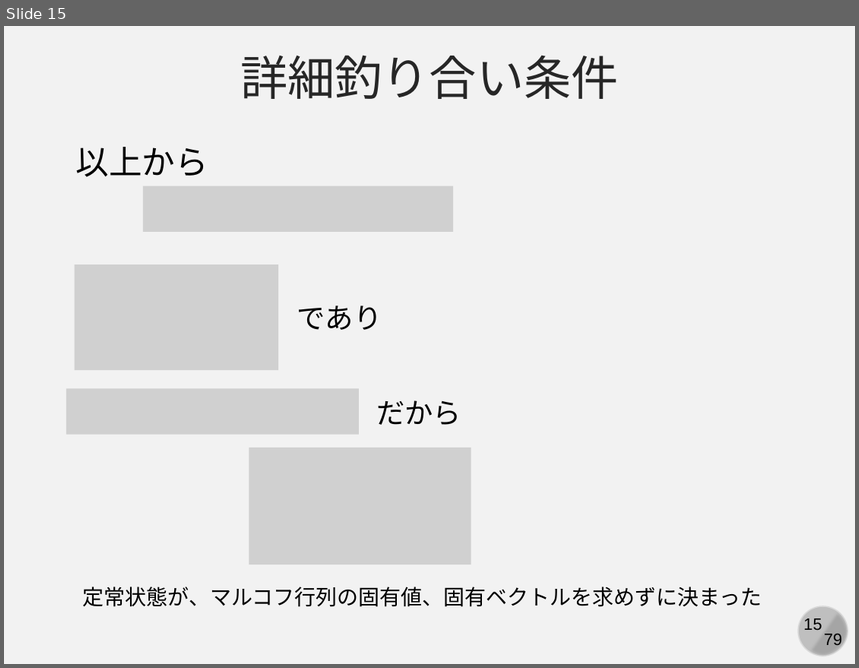
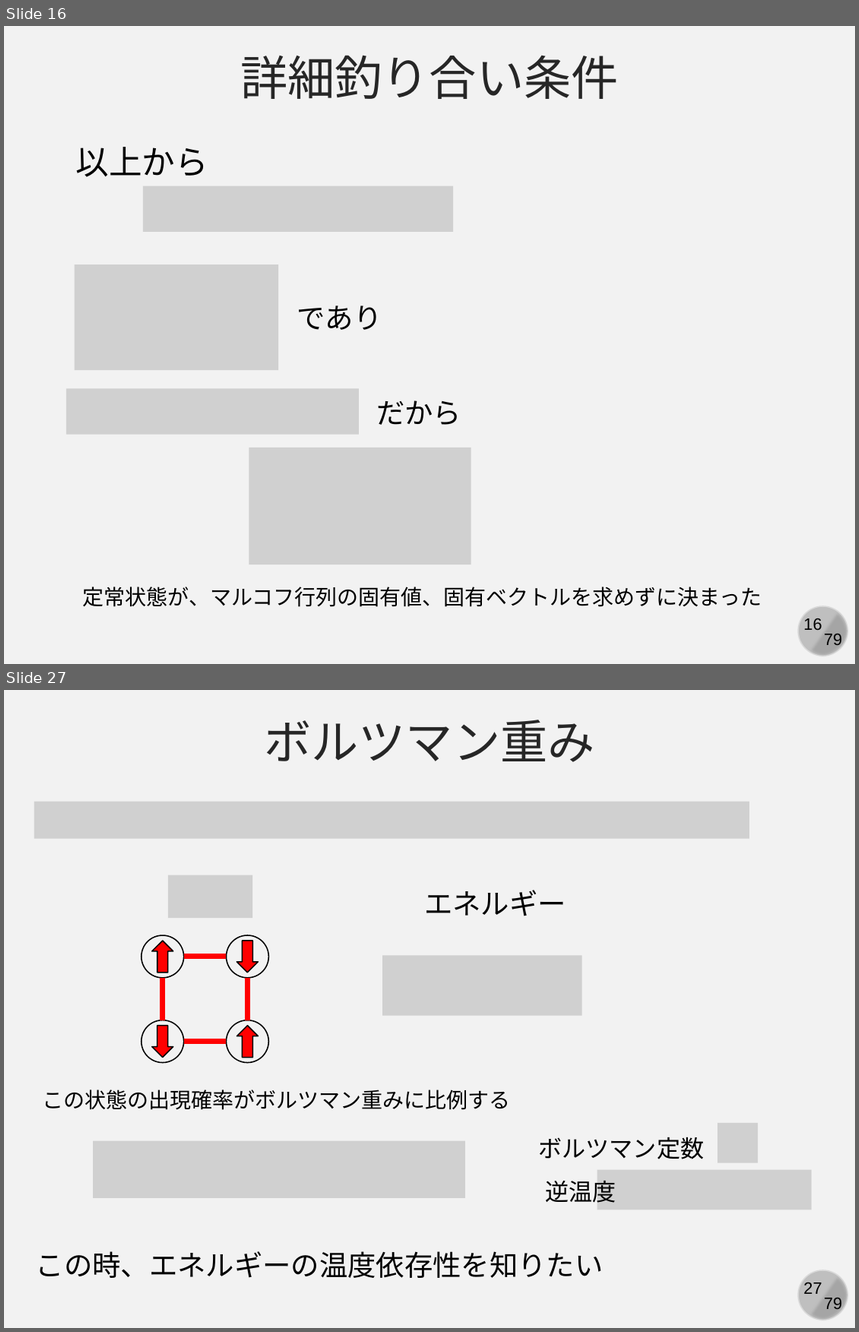
Before and after one commit to kaityo256/simulation_engineering, a slide deck: markov_chain/markov.pptx. Shown one above the other, each under a label of ours: slide 15 before the commit, slides 16 and 27 after it; the slides between them are not shown. The pictures are 859x668 and 859x1332 pixels, drawn with LibreOffice and Linux fonts; fonts in the diff are those of the drawing; grey boxes stand for pictures. Boxes give left, top, right and bottom in pixels: in the first picture for what was removed or moved away, otherwise in the second. Text is boxed around its words. In the diff, an @@ line names an element or a change of style, - is before the commit and + after.

```diff
--- a/markov_chain/markov.pptx
+++ b/markov_chain/markov.pptx
@@ slide 27 added at box(4, 690, 855, 1328), background #F2F2F2; not listed: 4 template elements that a slide beside it also shows @@
@@ text added at box(264, 720, 595, 762), 40 pt, text #262626 @@
+ボルツマン重み
@@ picture added at box(34, 802, 749, 839) @@
@@ picture added at box(168, 875, 253, 918) @@
@@ text added at box(424, 890, 566, 916), 24 pt, text #000000 @@
+エネルギー
@@ group added at box(141, 935, 268, 1063): 4 ellipses, 4 down arrows, 4 lines @@
@@ picture added at box(382, 955, 582, 1016) @@
@@ text added at box(43, 1090, 511, 1110), 18 pt, text #000000 @@
+この状態の出現確率がボルツマン重みに比例する
@@ picture added at box(94, 1141, 465, 1198) @@
@@ text added at box(538, 1137, 704, 1160), 20 pt, text #000000 @@
+ボルツマン定数
@@ picture added at box(718, 1123, 758, 1163) @@
@@ text added at box(545, 1181, 616, 1203), 20 pt, text #000000 @@
+逆温度
@@ picture added at box(598, 1170, 812, 1210) @@
@@ text added at box(36, 1252, 604, 1278), 24 pt, text #000000 @@
+この時、エネルギーの温度依存性を知りたい
@@ what was slide 15 is now slide 16 @@
@@ page number at box(804, 619, 822, 630): text changed @@
-15
+16
```
Also in this commit, not shown: 1 slide changed, 21 other slides added, 2 slides removed.
